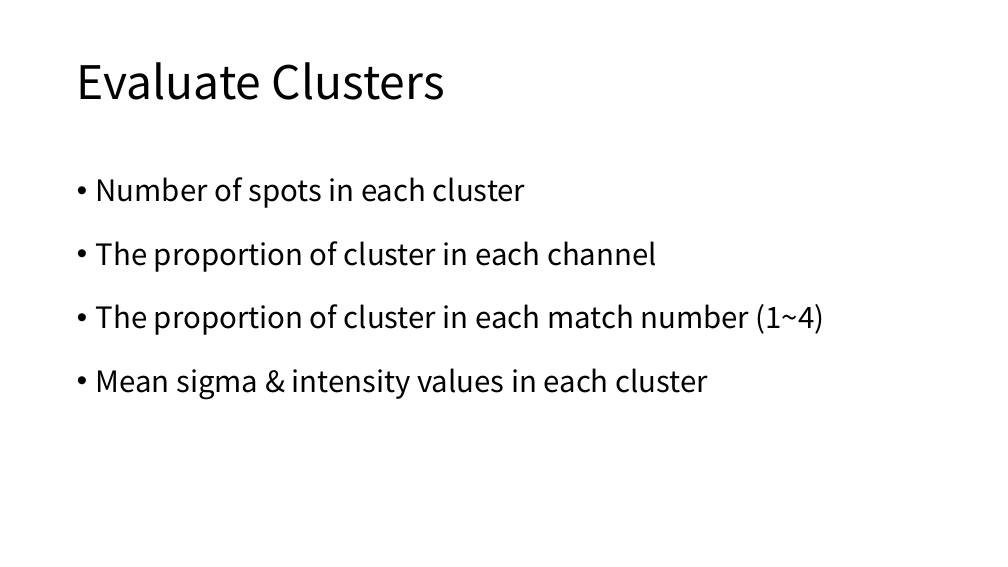
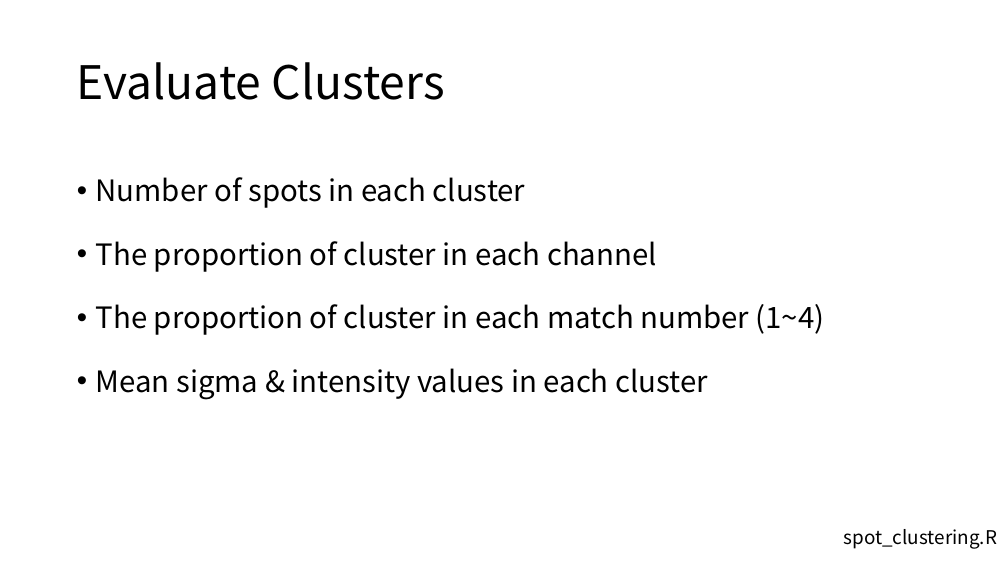
Before and after one commit to HeesooSong/UNIST_internship, a slide deck: slide 6 of Progress Update/20221108_Progress Update.pptx (slide 5 before the commit). Drawn at 1008x567 pixels with LibreOffice and Linux fonts; fonts in the diff are those of the drawing. Boxes give left, top, right and bottom in pixels: in the first picture for what was removed or moved away, otherwise in the second. Text is boxed around its words. In the diff, an @@ line names an element or a change of style, - is before the commit and + after.

```diff
--- a/Progress Update/20221108_Progress Update.pptx
+++ b/Progress Update/20221108_Progress Update.pptx
@@ text added at [844,529,998,549], 18 pt, text #000000 @@
+spot_clustering.R
```
Also in this commit, not shown: 3 other slides changed, 14 slides added, 2 slides removed, 15 other files.
